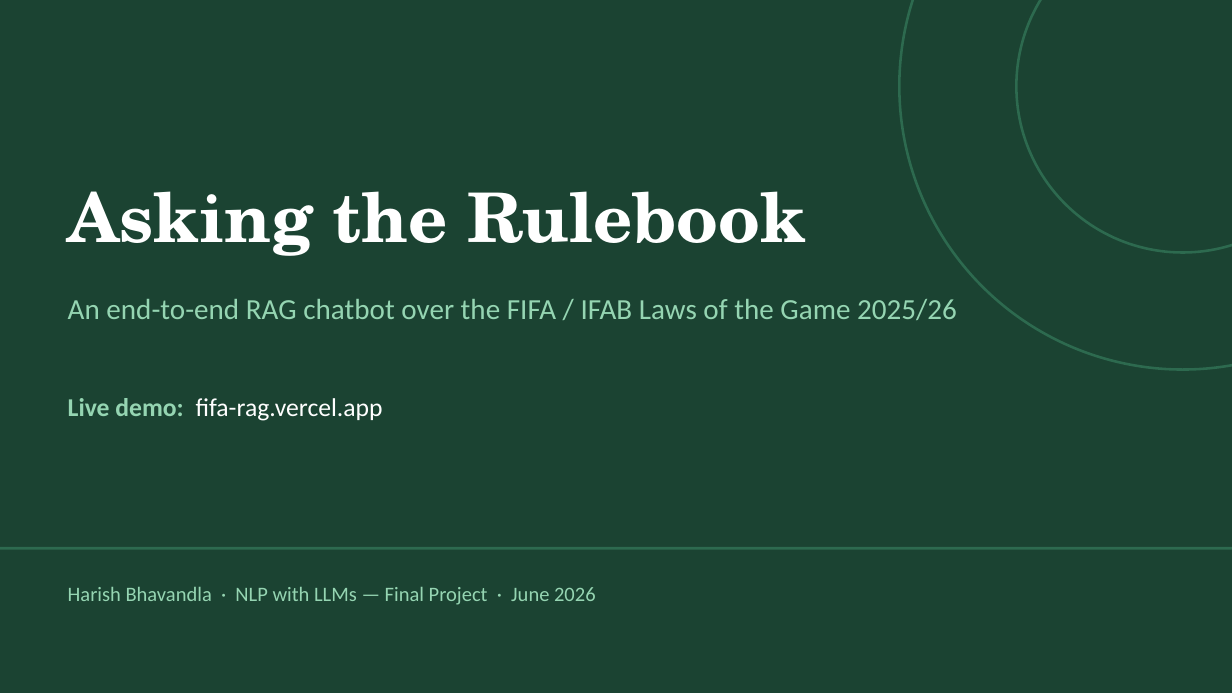
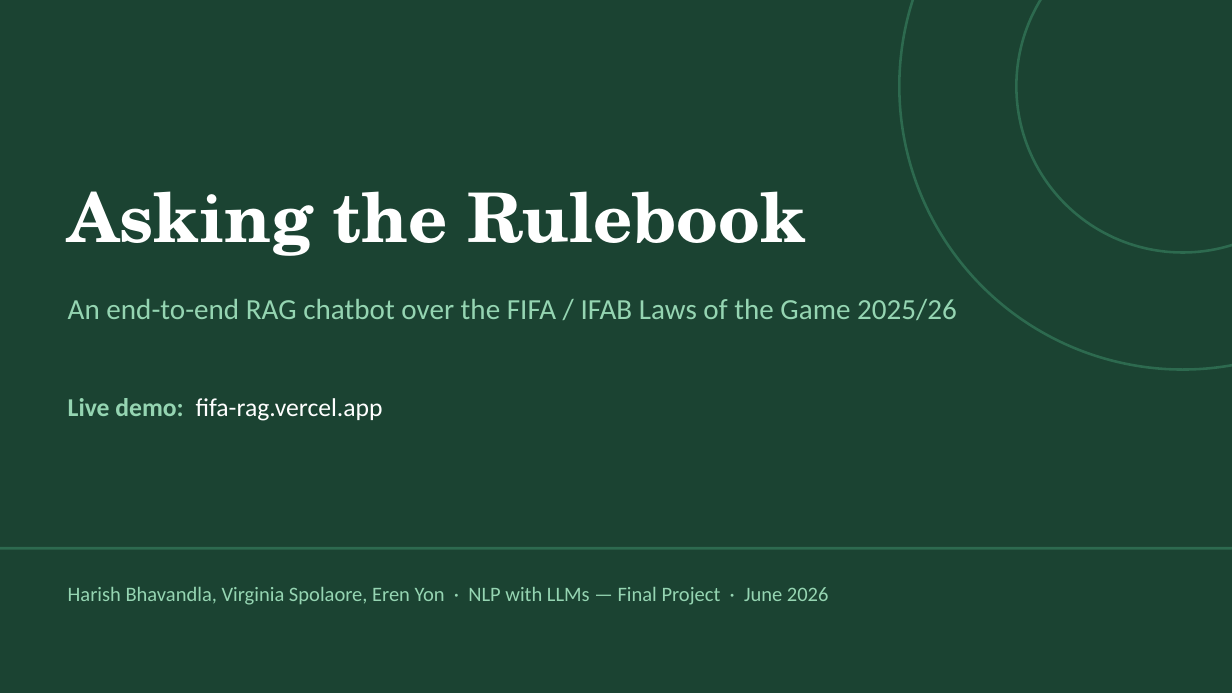
Before and after one commit to harish885/fifa-rag-chatbot, a slide deck: slide 1 of laws_rag_presentation.pptx. Drawn at 1232x693 pixels with LibreOffice and Linux fonts; fonts in the diff are those of the drawing. Boxes give left, top, right and bottom in pixels: in the first picture for what was removed or moved away, otherwise in the second. Text is boxed around its words. In the diff, an @@ line names an element or a change of style, - is before the commit and + after.

```diff
--- a/laws_rag_presentation.pptx
+++ b/laws_rag_presentation.pptx
@@ text at bbox=[68, 587, 829, 605]: text changed @@
-Harish Bhavandla · NLP with LLMs — Final Project · June 2026
+Harish Bhavandla, Virginia Spolaore, Eren Yon · NLP with LLMs — Final Project · June 2026
```
Also in this commit, not shown: 2 other slides changed.
